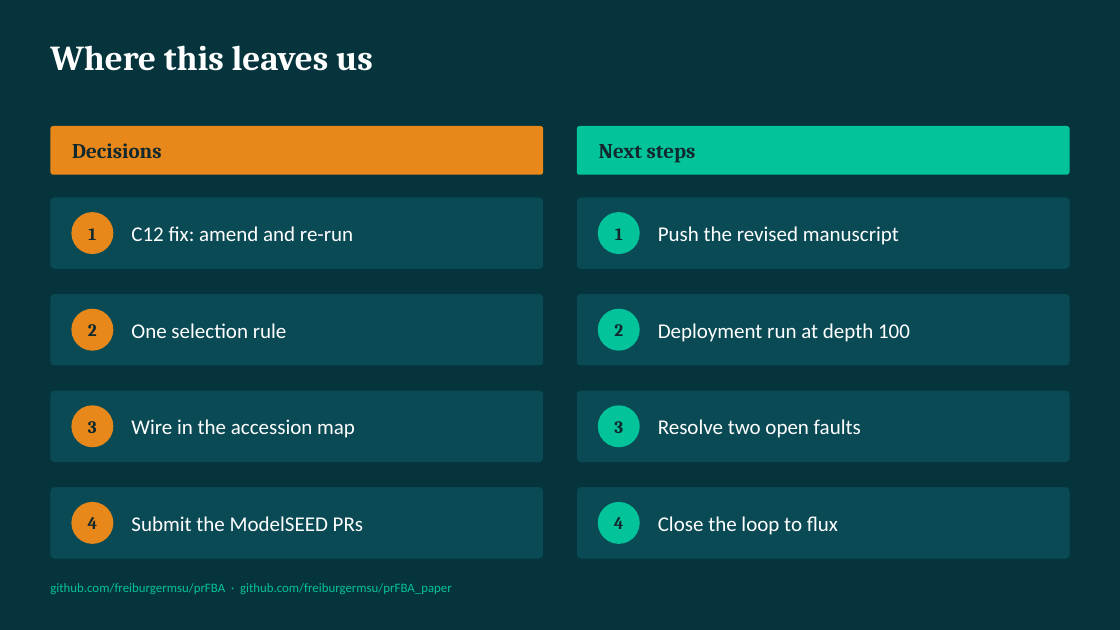
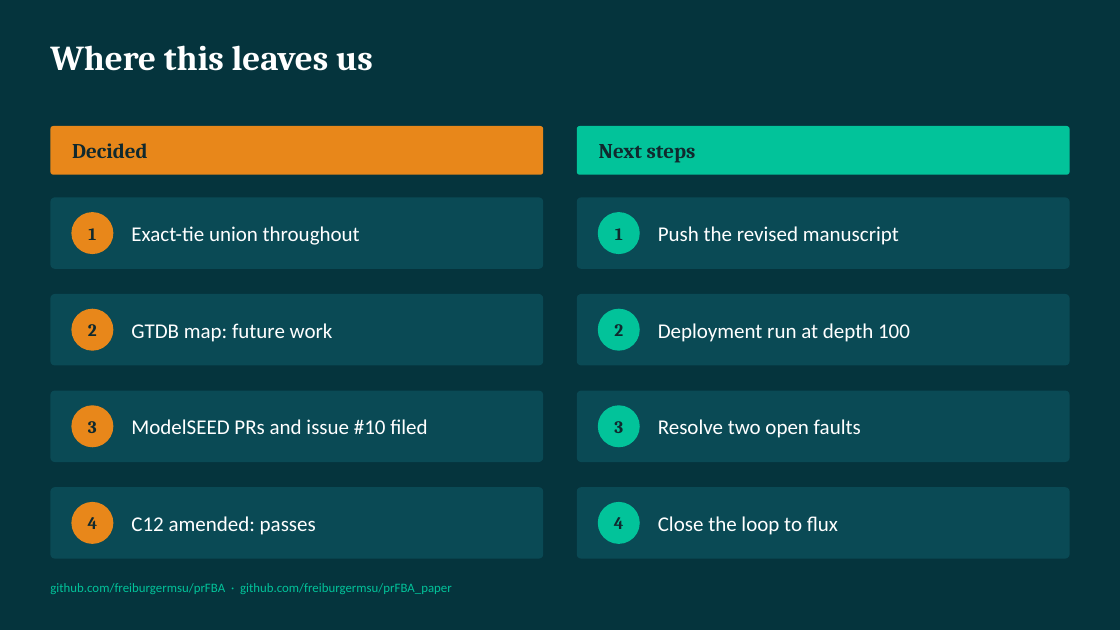
Before and after one commit to freiburgermsu/prFBA, a slide deck: slide 37 of presentations/prFBA_updates_2026-10.pptx. Drawn at 1120x630 pixels with LibreOffice and Linux fonts; fonts in the diff are those of the drawing. Boxes give left, top, right and bottom in pixels: in the first picture for what was removed or moved away, otherwise in the second. Text is boxed around its words. In the diff, an @@ line names an element or a change of style, - is before the commit and + after.

```diff
--- a/presentations/prFBA_updates_2026-10.pptx
+++ b/presentations/prFBA_updates_2026-10.pptx
@@ text in rounded rectangle at [72,143,147,158]: text changed @@
-Decisions
+Decided
@@ text in rounded rectangle at [131,226,360,245]: text changed @@
-C12 fix: amend and re-run
+Exact-tie union throughout
@@ text in rounded rectangle at [131,323,333,342]: text changed @@
-One selection rule
+GTDB map: future work
@@ text in rounded rectangle at [131,419,427,434]: text changed @@
-Wire in the accession map
+ModelSEED PRs and issue #10 filed
@@ text in rounded rectangle at [131,516,316,535]: text changed @@
-Submit the ModelSEED PRs
+C12 amended: passes
```
Also in this commit, not shown: 18 other slides changed, 29 other files.
